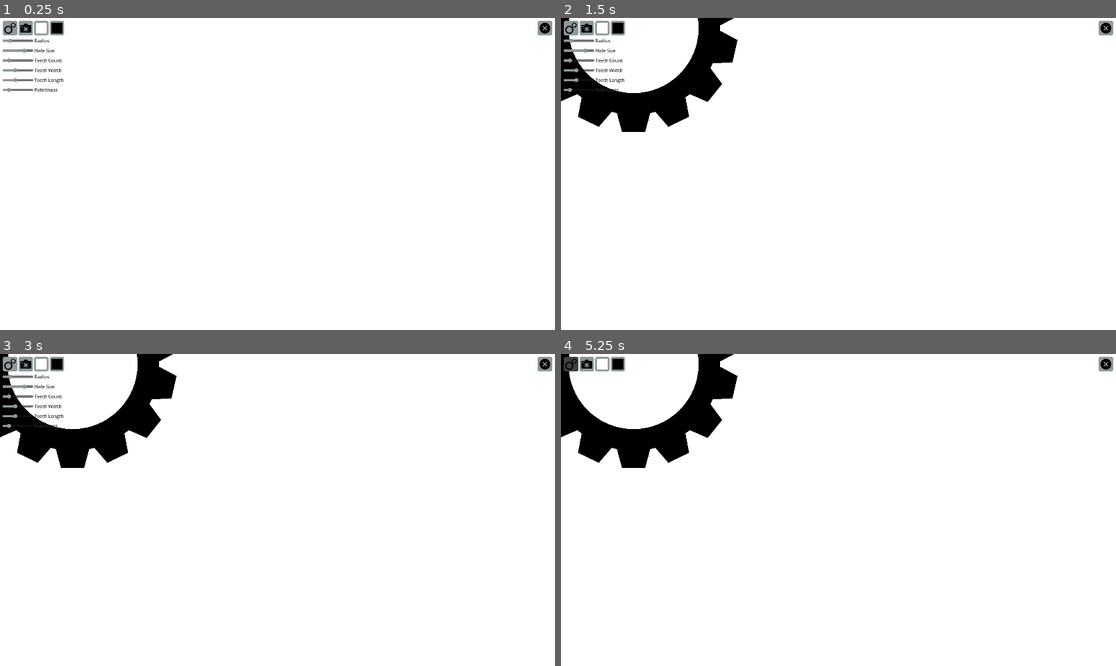
Above: before the commit, frames 1-4 (two rows, left to right).
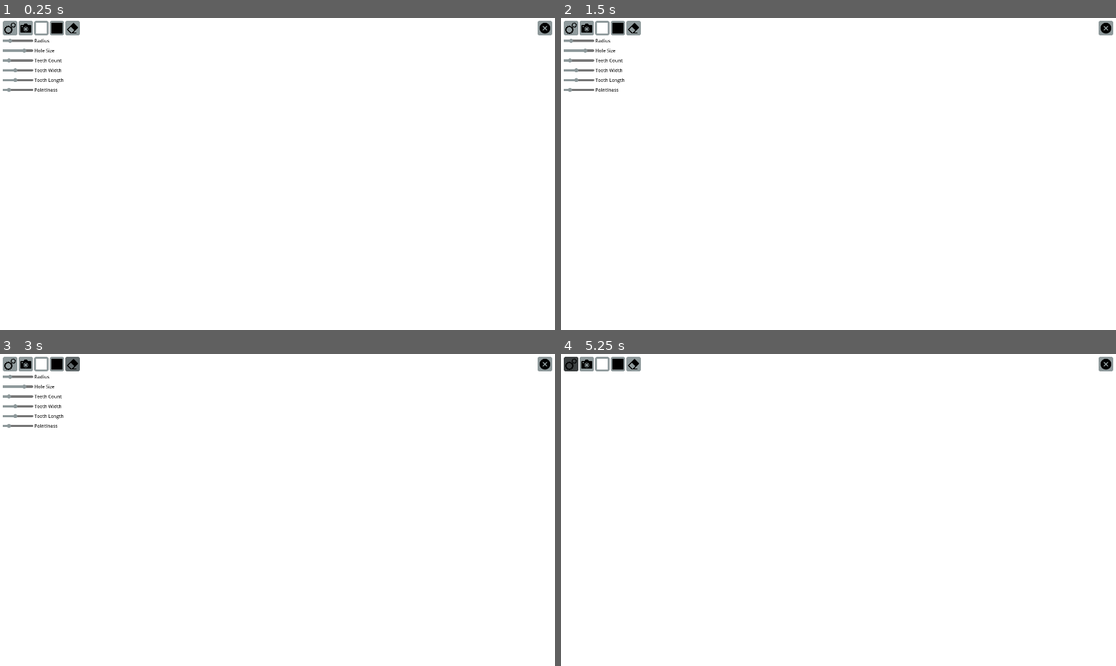
Above: after the commit, the same moments.

Repository: JustCozzie/CogRenderer
Game: Godot game, scene res://CogRenderer.tscn
Two runs of this game, one before a commit and one after it. Both use one fixed random seed, a clock stepped at 60 frames per second and the inputs below.
Inputs (mouse positions are in pixels of both pictures, inside the frame that each line leads up to):
- Up to frame 1 (0.25 s): no input
- Up to frame 2 (1.5 s): click (633, 27) at 0.52 s; click (588, 27) at 1.25 s
- Up to frame 3 (3 s): click (27, 363) at 2 s; click (72, 363) at 2.77 s
- Up to frame 4 (5.25 s): click (588, 363) at 3.5 s; click (633, 363) at 4.27 s; click (572, 363) at 5 s

The runs differ from the first frame. In frame 1, 0.1% of the frame differs, in the area x 11-15%, y 0-6%; in frame 2, 4.5%; in frame 3, 4.5%; in frame 4, 4.6%, in the area x 0-32%, y 0-37%.

Commit message:
Added "Clear all cogs" function

Diff:
--- a/CogRenderer.tscn
+++ b/CogRenderer.tscn
@@ -8,6 +8,7 @@
 [ext_resource type="Texture2D" uid="uid://bck2r3o1ajdbr" path="res://Cog Icon.png" id="4_nms04"]
 [ext_resource type="PackedScene" uid="uid://dvtmxoy1trki1" path="res://Cog.tscn" id="5_o2ms6"]
 [ext_resource type="Theme" uid="uid://b7jvpjnvv2u5w" path="res://CogRenderer.tres" id="6_p2oin"]
+[ext_resource type="Texture2D" uid="uid://b07ugol3j40wh" path="res://clear icon.png" id="6_xhwvs"]
 
 [sub_resource type="StyleBoxEmpty" id="StyleBoxEmpty_4fwnu"]
 
@@ -31,11 +32,11 @@
 [sub_resource type="Shortcut" id="Shortcut_t1x0y"]
 events = [SubResource("InputEventAction_4xyg3")]
 
-[sub_resource type="InputEventAction" id="InputEventAction_exmvv"]
-action = &"Screenshot"
+[sub_resource type="InputEventAction" id="InputEventAction_n0ax1"]
+action = &"ClearAll"
 
 [sub_resource type="Shortcut" id="Shortcut_b1axh"]
-events = [SubResource("InputEventAction_exmvv")]
+events = [SubResource("InputEventAction_n0ax1")]
 
 [sub_resource type="StyleBoxFlat" id="StyleBoxFlat_8otnr"]
 bg_color = Color(0.238281, 0.238281, 0.238281, 1)
@@ -203,6 +204,27 @@
 theme_override_styles/focus = SubResource("StyleBoxEmpty_jrhmo")
 shortcut = SubResource("Shortcut_tprc5")
 
+[node name="ClearButton" type="Button" parent="CanvasLayer/UI/VBoxContainer/HBoxContainer"]
+layout_mode = 2
+size_flags_horizontal = 0
+size_flags_vertical = 0
+tooltip_text = "Clear all cogs"
+theme_override_colors/icon_normal_color = Color(1, 1, 1, 1)
+theme_override_colors/icon_pressed_color = Color(0.996094, 0.996094, 0.996094, 1)
+theme_override_colors/icon_hover_color = Color(0.694118, 0.694118, 0.694118, 1)
+theme_override_colors/icon_hover_pressed_color = Color(1, 0, 0.231373, 1)
+theme_override_colors/icon_focus_color = Color(1, 1, 1, 1)
+theme_override_colors/icon_disabled_color = Color(0.262745, 0.262745, 0.262745, 1)
+theme_override_constants/icon_max_width = 50
+theme_override_styles/normal = SubResource("StyleBoxEmpty_4fwnu")
+theme_override_styles/hover = SubResource("StyleBoxEmpty_xgapo")
+theme_override_styles/pressed = SubResource("StyleBoxEmpty_cxvfy")
+theme_override_styles/disabled = SubResource("StyleBoxEmpty_t1wnc")
+theme_override_styles/focus = SubResource("StyleBoxEmpty_sahri")
+shortcut = SubResource("Shortcut_b1axh")
+icon = ExtResource("6_xhwvs")
+flat = true
+
 [node name="Menu" type="VBoxContainer" parent="CanvasLayer/UI/VBoxContainer"]
 layout_mode = 2
 
@@ -325,6 +347,7 @@
 [connection signal="pressed" from="CanvasLayer/UI/VBoxContainer/HBoxContainer/ScreenshotBut" to="." method="_on_screenshot_but_pressed"]
 [connection signal="color_changed" from="CanvasLayer/UI/VBoxContainer/HBoxContainer/BGPickerButton" to="." method="_on_bg_picker_button_color_changed"]
 [connection signal="color_changed" from="CanvasLayer/UI/VBoxContainer/HBoxContainer/CogPickerButton" to="." method="_on_cog_picker_button_color_changed"]
+[connection signal="pressed" from="CanvasLayer/UI/VBoxContainer/HBoxContainer/ClearButton" to="." method="_on_clear_button_pressed"]
 [connection signal="value_changed" from="CanvasLayer/UI/VBoxContainer/Menu/HBoxContainer2/RadiusSlider" to="." method="_on_radius_slider_value_changed"]
 [connection signal="value_changed" from="CanvasLayer/UI/VBoxContainer/Menu/HBoxContainer3/HoleSizeslider" to="." method="_on_hole_sizeslider_value_changed"]
 [connection signal="value_changed" from="CanvasLayer/UI/VBoxContainer/Menu/HBoxContainer4/TeethCountSlider" to="." method="_on_teeth_count_slider_value_changed"]
--- a/SceneHandler.gd
+++ b/SceneHandler.gd
@@ -13,6 +13,8 @@
 var teethLength = 40
 var teethNumber = 14 # How many teeth on cogwheel
 var teethPointiness = 15
+
+var cogList = []
 
 # Called when the node enters the scene tree for the first time.
 func _ready():
@@ -35,6 +37,7 @@
 	# Load new Cog
 		var instance = cogScene.instantiate()
 		add_child(instance)
+		cogList.append(instance)
 
 
 func _on_screenshot_but_pressed():
@@ -92,3 +95,7 @@
 
 func _on_pointiness_slider_value_changed(value):
 	teethPointiness = value
+
+func _on_clear_button_pressed():
+	for item in cogList:
+		remove_child(item)
--- a/project.godot
+++ b/project.godot
@@ -81,6 +81,11 @@
 "events": [Object(InputEventKey,"resource_local_to_scene":false,"resource_name":"","device":-1,"window_id":0,"alt_pressed":false,"shift_pressed":false,"ctrl_pressed":false,"meta_pressed":false,"pressed":false,"keycode":0,"physical_keycode":67,"key_label":0,"unicode":99,"echo":false,"script":null)
 ]
 }
+ClearAll={
+"deadzone": 0.5,
+"events": [Object(InputEventKey,"resource_local_to_scene":false,"resource_name":"","device":-1,"window_id":0,"alt_pressed":false,"shift_pressed":false,"ctrl_pressed":false,"meta_pressed":false,"pressed":false,"keycode":0,"physical_keycode":4194308,"key_label":0,"unicode":0,"echo":false,"script":null)
+]
+}
 
 [rendering]
 
Not shown: 1 places in CogRenderer.tscn that only renumber resources
Binary file added: clear icon.png
Not shown, added: clear icon.png.import
